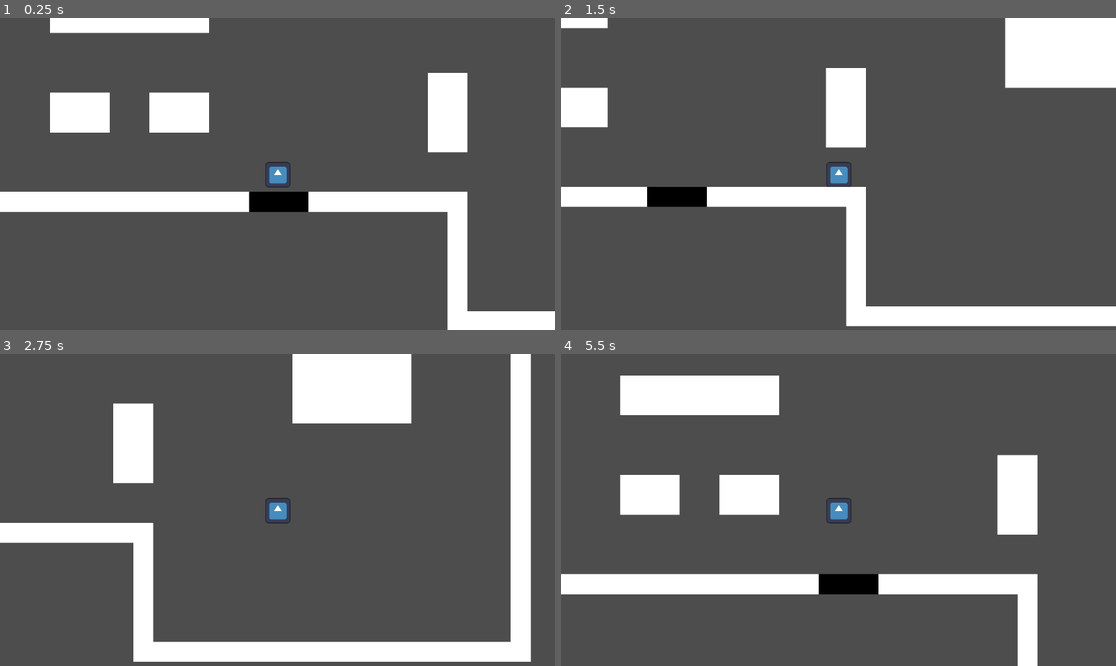
Above: before the commit, frames 1-4 (two rows, left to right).
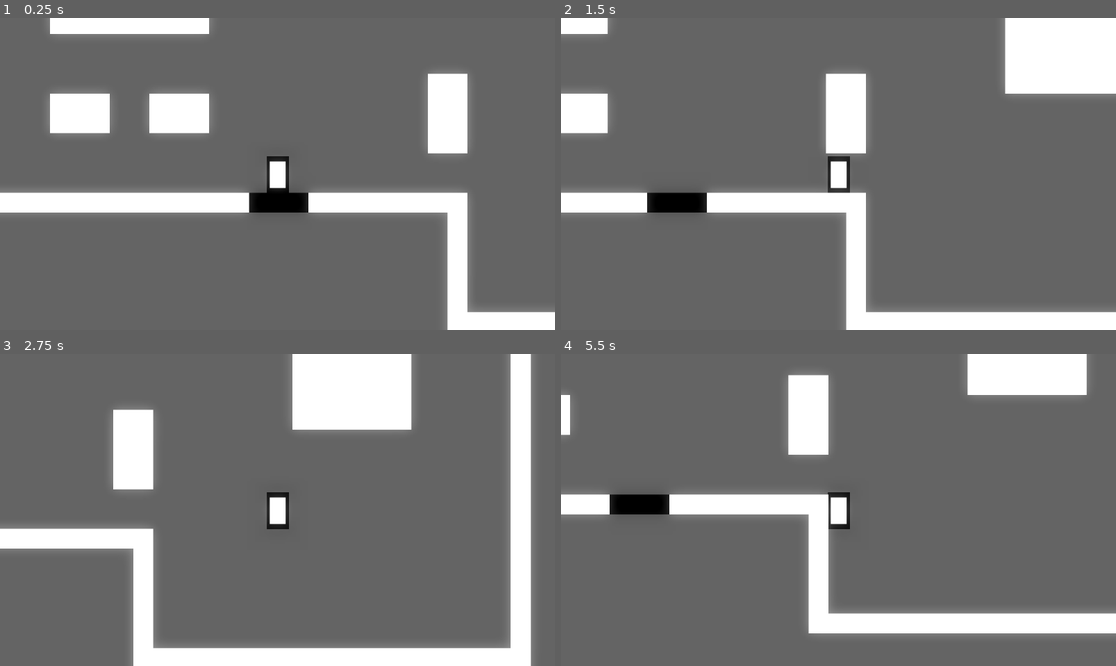
Above: after the commit, the same moments.

Repository: melvinproductions/Battle-of-the-frontiers-prototyp
Game: Godot game, scene res://main.tscn
Same seed, same stepped clock (60 frames per second), same inputs: the game is played once before the commit and once after it. The engine's default icon, where the game draws it, is replaced by a stand-in: a white triangle on a blue panel in a dark square.
Inputs:
- Up to frame 1 (0.25 s): no input
- Up to frame 2 (1.5 s): tap Enter at 0.5 s; hold D (right) 0.53-1.28 s; tap E (interact) at 0.6, 1.35 s; hold S (down) from 1.28 s (still down)
- Up to frame 3 (2.75 s): tap Space at 2 s; release S (down) at 2.03 s; hold D (right) from 2.03 s (still down); tap E (interact) at 2.1 s
- Up to frame 4 (5.5 s): release D (right) at 2.78 s; hold W (up) 2.78-3.53 s; tap E (interact) every 0.75 s from 2.85 to 5.1 s; hold A (left) 3.53-5.03 s; hold S (down) from 5.03 s (still down)

The runs differ from the first frame. In frame 1, 11% of the frame differs, in the area x 0-100%, y 0-100%; in frame 2, 11%; in frame 3, 13%; in frame 4, 33%.

Commit message:
Lagt till fler visuella element

Diff:
--- a/player/player.tscn
+++ b/player/player.tscn
@@ -1,24 +1,35 @@
-[gd_scene load_steps=4 format=3 uid="uid://dsgbxlgbmurpy"]
+[gd_scene load_steps=5 format=3 uid="uid://dsgbxlgbmurpy"]
 
-[ext_resource type="Texture2D" uid="uid://5xxkrbl48s1m" path="res://player/icon.svg" id="1_oul6g"]
 [ext_resource type="Script" uid="uid://ccivdtog186g1" path="res://player/player.gd" id="1_rkbax"]
+[ext_resource type="Texture2D" uid="uid://djnj8l8v8o3l5" path="res://sprites/Square-white.svg.png" id="2_rkbax"]
 
-[sub_resource type="CircleShape2D" id="CircleShape2D_oul6g"]
-radius = 34.0
+[sub_resource type="Environment" id="Environment_rkbax"]
+background_mode = 3
+glow_enabled = true
+glow_strength = 0.81
+glow_bloom = 0.43
+volumetric_fog_density = 0.171
+
+[sub_resource type="RectangleShape2D" id="RectangleShape2D_rkbax"]
+size = Vector2(58, 100)
 
 [node name="Player" type="CharacterBody2D"]
 script = ExtResource("1_rkbax")
+
+[node name="WorldEnvironment" type="WorldEnvironment" parent="."]
+environment = SubResource("Environment_rkbax")
+
+[node name="Sprite2D" type="Sprite2D" parent="."]
+position = Vector2(577.00006, 326.00003)
+scale = Vector2(0.03, 0.05)
+texture = ExtResource("2_rkbax")
+
+[node name="CollisionShape2D" type="CollisionShape2D" parent="."]
+position = Vector2(577, 326)
+shape = SubResource("RectangleShape2D_rkbax")
 
 [node name="Camera2D" type="Camera2D" parent="."]
 position = Vector2(576, 324)
 scale = Vector2(0.545, 0.545)
 zoom = Vector2(0.75, 0.75)
-
-[node name="Sprite2D" type="Sprite2D" parent="."]
-position = Vector2(577, 326)
-scale = Vector2(0.545, 0.545)
-texture = ExtResource("1_oul6g")
-
-[node name="CollisionShape2D" type="CollisionShape2D" parent="."]
-position = Vector2(577, 326)
-shape = SubResource("CircleShape2D_oul6g")
+position_smoothing_speed = 10.0
